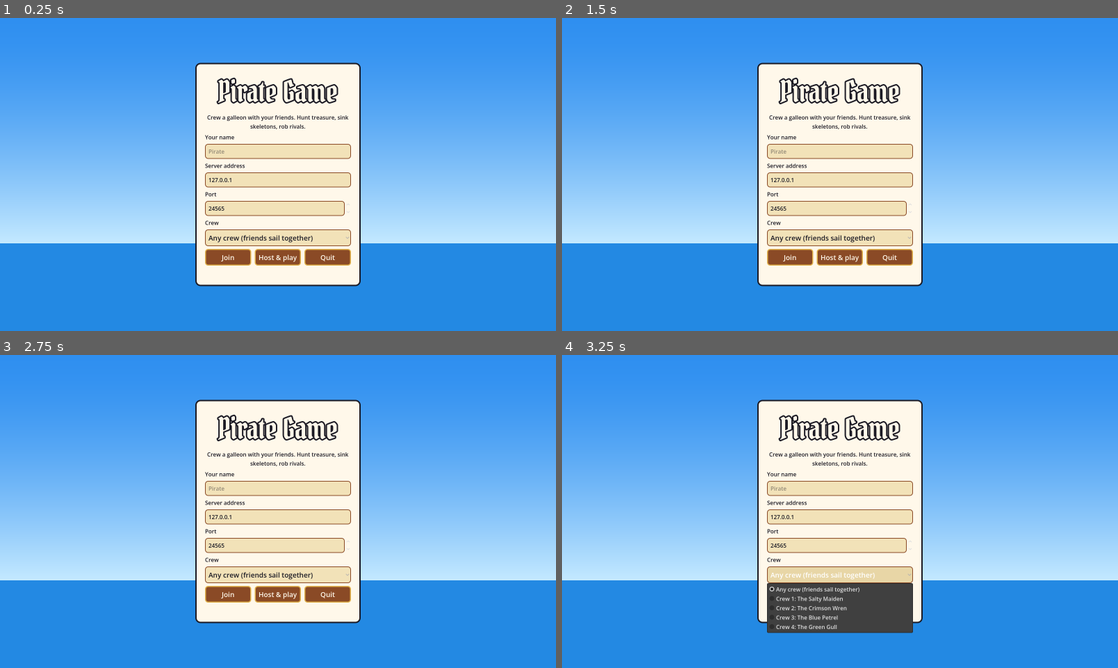
Above: before the commit, frames 1-4 (two rows, left to right).
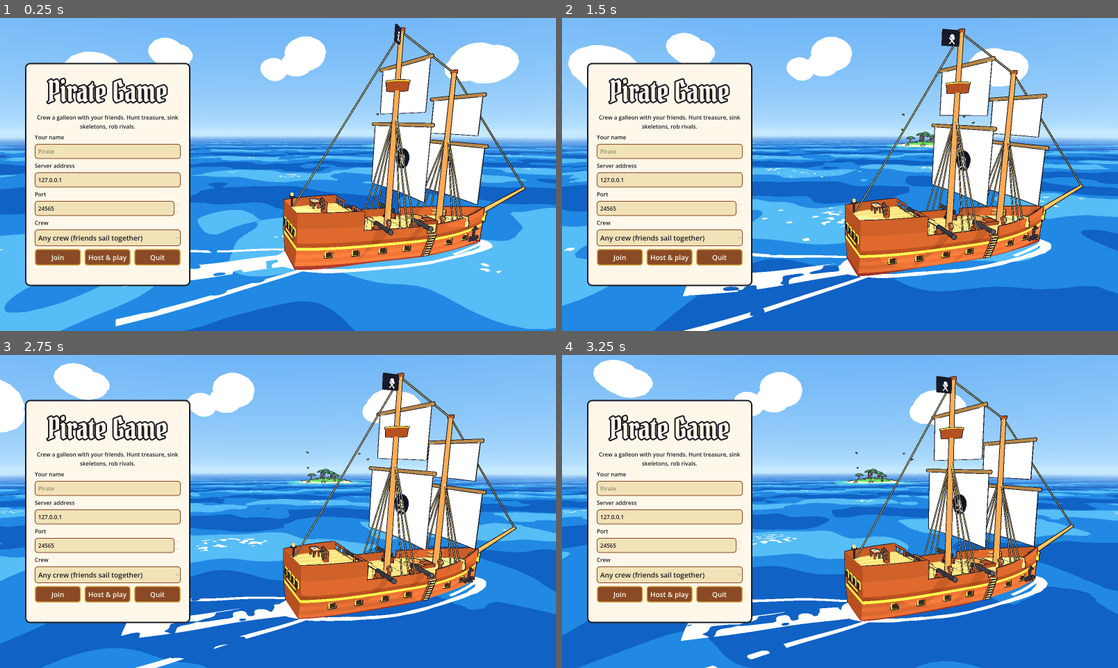
Above: after the commit, the same moments.

Repository: markcNewell/pirate-game
Game: Godot game, scene res://game/main.tscn
Two runs of this game, one before a commit and one after it. Both use one fixed random seed, a clock stepped at 60 frames per second and the inputs below.
Inputs (mouse positions are in pixels of both pictures, inside the frame that each line leads up to):
- Up to frame 1 (0.25 s): no input
- Up to frame 2 (1.5 s): move the mouse to (962, 158) at 0.52 s; hold D (move_right) 0.53-1.25 s; hold Tab (crew) 0.53-1.25 s; click (962, 158) at 0.67 s; tap Space (jump) at 0.77, 1.07 s; drag from (728, 190) to (812, 237) at 1.27 s
- Up to frame 3 (2.75 s): move the mouse to (333, 442) at 2.02 s; hold D (move_right) from 2.03 s (still down); hold Tab (crew) from 2.03 s (still down); click (333, 442) at 2.1 s
- Up to frame 4 (3.25 s): release D (move_right) at 2.75 s; release Tab (crew) at 2.75 s; drag from (812, 574) to (673, 464) at 2.77 s

The runs differ from the first frame. In frame 1, 91% of the frame differs, in the area x 0-100%, y 0-100%; in frame 2, 92%; in frame 3, 96%; in frame 4, 96%.

Commit message:
Live title screen: the galleon sailing past behind the menu
Co-Authored-By: Claude Opus 5.5 <noreply@anthropic.com>

Diff:
--- a/game/main.gd
+++ b/game/main.gd
@@ -14,6 +14,7 @@
 ##   --crew N                 ask for crew N (1-4); 0 or absent for any
 
 var _menu: Menu
+var _backdrop: MenuBackdrop
 var _args := {}
 
 
@@ -51,9 +52,18 @@
 
 	_menu = Menu.new()
 	add_child(_menu)
-	Net.session_started.connect(func(_g: Game) -> void: _menu.visible = false)
-	Net.session_failed.connect(func(reason: String) -> void: _menu.show_status(reason))
-	Net.session_ended.connect(func(reason: String) -> void: _menu.show_status(reason))
+	_show_backdrop()
+	Net.session_started.connect(func(_g: Game) -> void:
+		_menu.visible = false
+		if _backdrop:
+			_backdrop.queue_free()
+			_backdrop = null)
+	Net.session_failed.connect(func(reason: String) -> void:
+		_menu.show_status(reason)
+		_show_backdrop())
+	Net.session_ended.connect(func(reason: String) -> void:
+		_menu.show_status(reason)
+		_show_backdrop())
 	var player_name: String = _args.get("name", Settings.name)
 	var crew := int(_args.get("crew", Settings.crew))
 	if _args.has("host"):
@@ -68,6 +78,12 @@
 	if _args.has("screenshot"):
 		_screenshot.call_deferred(_args.screenshot, float(_args.get("shot-delay", 6.0)), _args.get("shot-view", "deck"))
 	_maybe_quit_later()
+
+
+func _show_backdrop() -> void:
+	if _backdrop == null:
+		_backdrop = MenuBackdrop.new()
+		add_child(_backdrop)
 
 
 func _parse(raw: PackedStringArray) -> Dictionary:
--- a/game/ui/menu.gd
+++ b/game/ui/menu.gd
@@ -11,13 +11,10 @@
 
 
 func _ready() -> void:
-	var sky := ColorRect.new()
-	sky.set_anchors_and_offsets_preset(Control.PRESET_FULL_RECT)
-	sky.material = _sky_gradient()
-	add_child(sky)
-
+	# The menu card sits on the left; the live sea scene (MenuBackdrop) shows round it.
 	var centre := CenterContainer.new()
-	centre.set_anchors_and_offsets_preset(Control.PRESET_FULL_RECT)
+	centre.set_anchors_and_offsets_preset(Control.PRESET_LEFT_WIDE)
+	centre.offset_right = 620
 	add_child(centre)
 	var card := PanelContainer.new()
 	var style := StyleBoxFlat.new()
--- /dev/null
+++ b/game/ui/menu_backdrop.gd
@@ -0,0 +1,67 @@
+class_name MenuBackdrop
+extends Node3D
+## The live scene behind the title menu: the crew's galleon under full sail circling off
+## Cutlass Cay, a skeleton ship prowling further out, and a camera drifting round them.
+
+const CIRCLE_CENTRE := Vector2(40.0, -320.0)
+const CIRCLE_RADIUS := 95.0
+const SPEED := 6.0
+
+var _world: World
+var _ship: ShipView
+var _skeleton: ShipView
+var _camera: Camera3D
+var _time := 0.0
+
+
+func _ready() -> void:
+	_world = World.new()
+	add_child(_world)
+	_ship = ShipView.new()
+	_ship.kind = ShipState.Kind.CREW
+	_ship.crew = 1
+	add_child(_ship)
+	_skeleton = ShipView.new()
+	_skeleton.kind = ShipState.Kind.SKELETON
+	_skeleton.crew = 0
+	add_child(_skeleton)
+	_camera = Camera3D.new()
+	_camera.fov = 55.0
+	_camera.far = 3000.0
+	add_child(_camera)
+	_camera.make_current()
+
+
+func _process(delta: float) -> void:
+	_time += delta
+	var ship := _sailing(_time * SPEED / CIRCLE_RADIUS, CIRCLE_RADIUS, 1)
+	var skel := _sailing(_time * SPEED * 0.8 / 260.0 + 2.0, 260.0, 0)
+	var wind := Game.wind_dir(_time)
+	_ship.apply(ship, ShipPhysics.pose_of(ship, _time), wind, delta)
+	_skeleton.apply(skel, ShipPhysics.pose_of(skel, _time), wind, delta)
+	# Drift round the ship from its starboard quarter, slowly swinging forward.
+	var swing := 0.6 + 0.5 * sin(_time * 0.05)
+	var dir := ShipPhysics.forward(ship.yaw).rotated(swing + PI * 0.5)
+	var at := Vector3(ship.x, 6.0, ship.z)
+	var eye := at + Vector3(dir.x, 0, dir.y) * 38.0 + Vector3(0, 9.0, 0)
+	# Aim left of the ship so it sails in the clear right-hand side of the screen.
+	var right := (at - eye).cross(Vector3.UP).normalized()
+	_camera.look_at_from_position(eye, at - right * 15.0 + Vector3(0, 3.0, 0))
+	_world.follow(_camera.global_position, _time, {1: ship, 10: skel})
+
+
+## A ship under sail at angle `a` round the circle (counter-clockwise), heading along it.
+func _sailing(a: float, radius: float, crew: int) -> ShipState:
+	var s := ShipState.new()
+	s.kind = ShipState.Kind.CREW if crew > 0 else ShipState.Kind.SKELETON
+	s.crew = crew
+	s.x = CIRCLE_CENTRE.x + cos(a) * radius
+	s.z = CIRCLE_CENTRE.y + sin(a) * radius
+	# Tangent to the circle, counter-clockwise seen from above: heading = atan2(-dx, -dz).
+	var tangent := Vector2(-sin(a), cos(a))
+	s.yaw = atan2(-tangent.x, -tangent.y)
+	s.speed = SPEED
+	s.anchored = false
+	s.sail_height = [1.0, 1.0]
+	s.rudder = 0.25
+	return s
Not shown, added: game/ui/menu_backdrop.gd.uid
